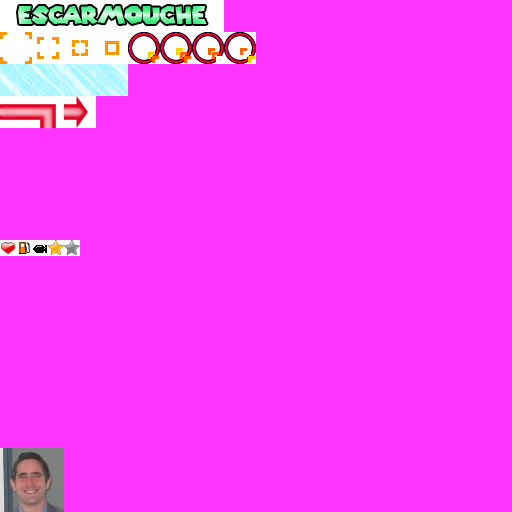
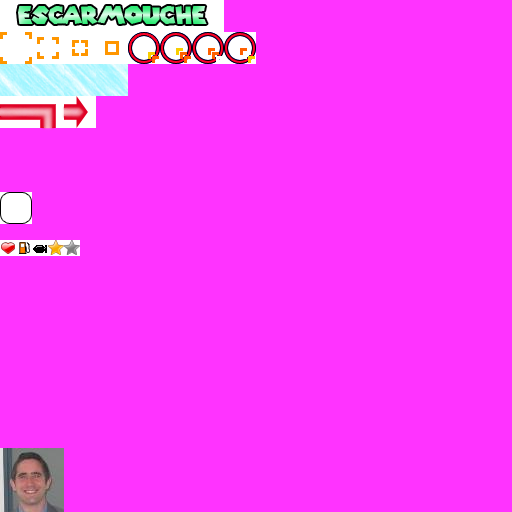
Comparing the layer stacks of the two w=512, h=512 images. Changes:
added layer "Forme 1" above "Calque 4" over [left=0, top=192, right=32, bottom=224]
painted on "Calque 0" over [left=0, top=192, right=32, bottom=224]
